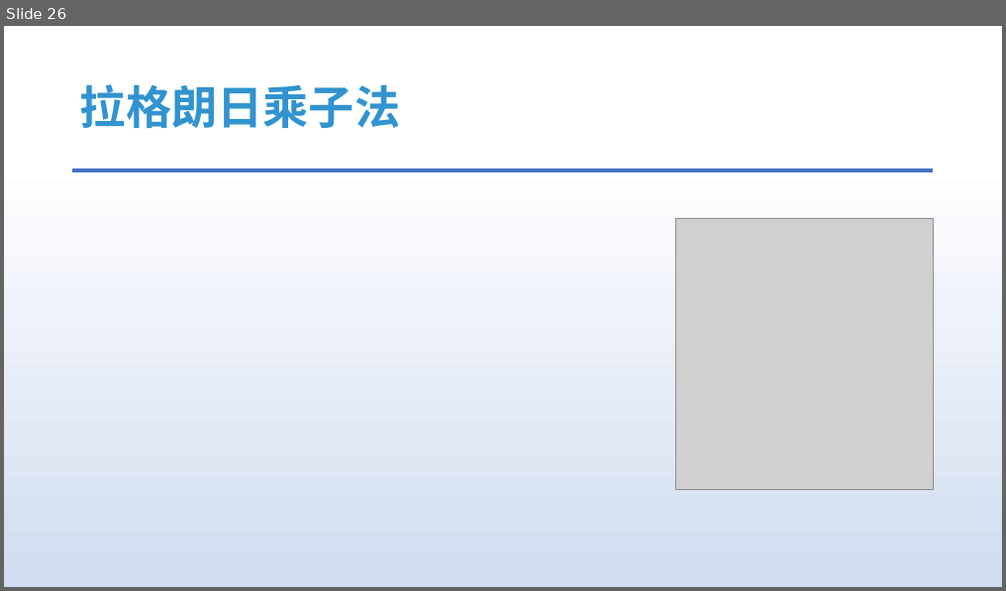
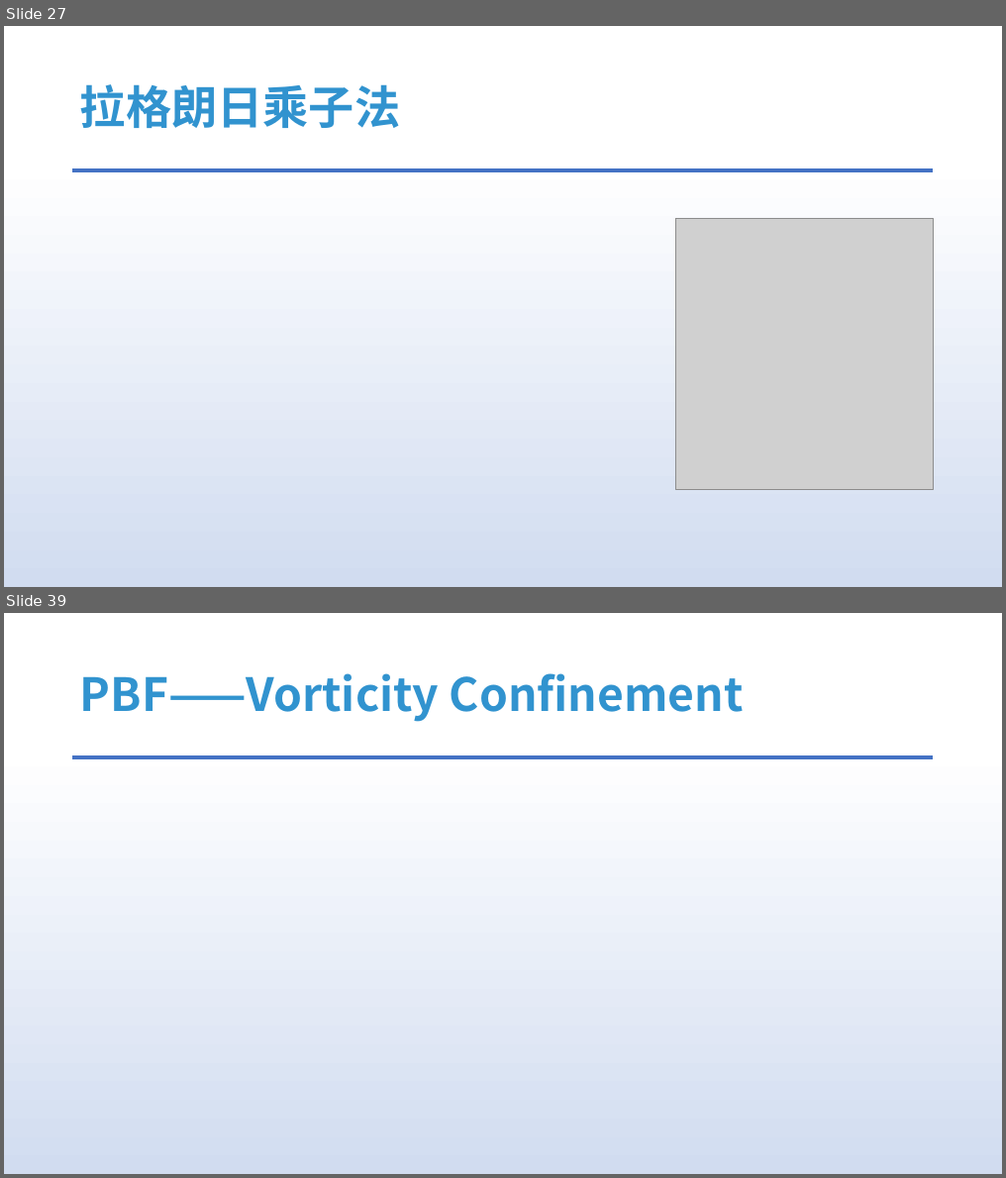
Before and after one commit to answerear/UnityFluid, a slide deck: doc/流体模拟入门分享-Part II.pptx. Shown one above the other, each under a label of ours: slide 26 before the commit, slides 27 and 39 after it; the slides between them are not shown. The pictures are 1006x591 and 1006x1178 pixels, drawn with LibreOffice and Linux fonts; fonts in the diff are those of the drawing; grey boxes stand for pictures. Boxes give left, top, right and bottom in pixels: in the first picture for what was removed or moved away, otherwise in the second. Text is boxed around its words. In the diff, an @@ line names an element or a change of style, - is before the commit and + after.

```diff
--- a/doc/流体模拟入门分享-Part II.pptx
+++ b/doc/流体模拟入门分享-Part II.pptx
@@ slide 39 added at (4,613,1002,1174), background gradient #FFFFFF to #D1DCF0 to #DAE3F3 to #ABC0E4 to #BECEEA to #C7D5ED; not listed: 1 template element that a slide beside it also shows @@
@@ title added at (80,673,744,722), 44 pt, text #3193CF, bold @@
+PBF——Vorticity Confinement
@@ what was slide 26 is now slide 27 @@
```
Also in this commit, not shown: 3 slides changed, 13 other slides added, 5 slides removed.
